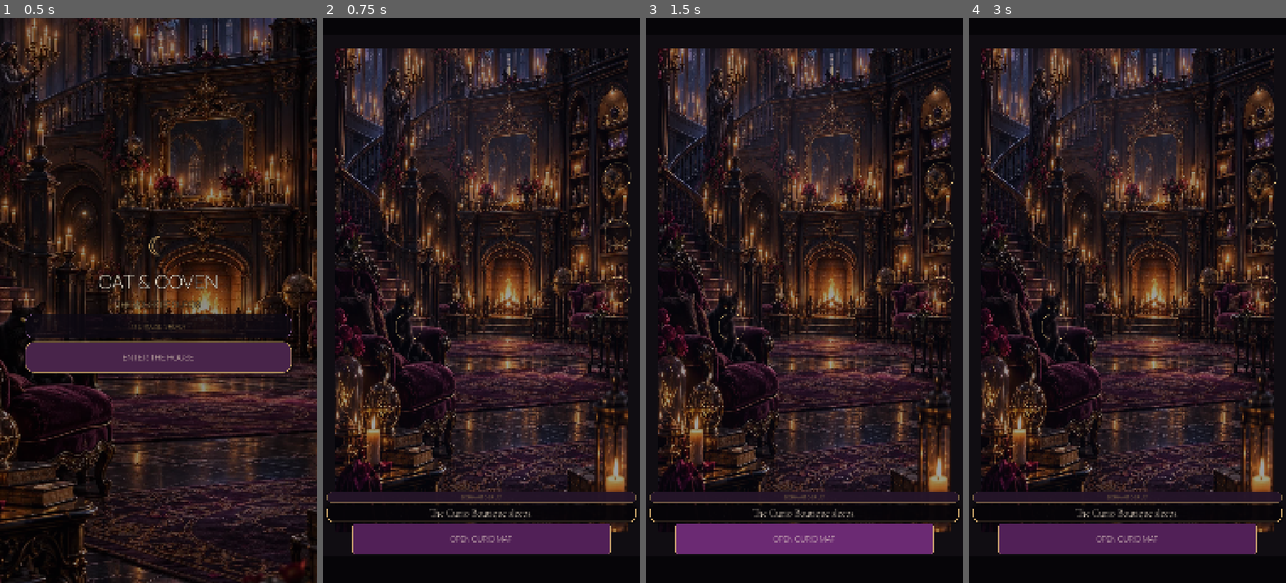
Above: before the commit, frames 1-4 (left to right).
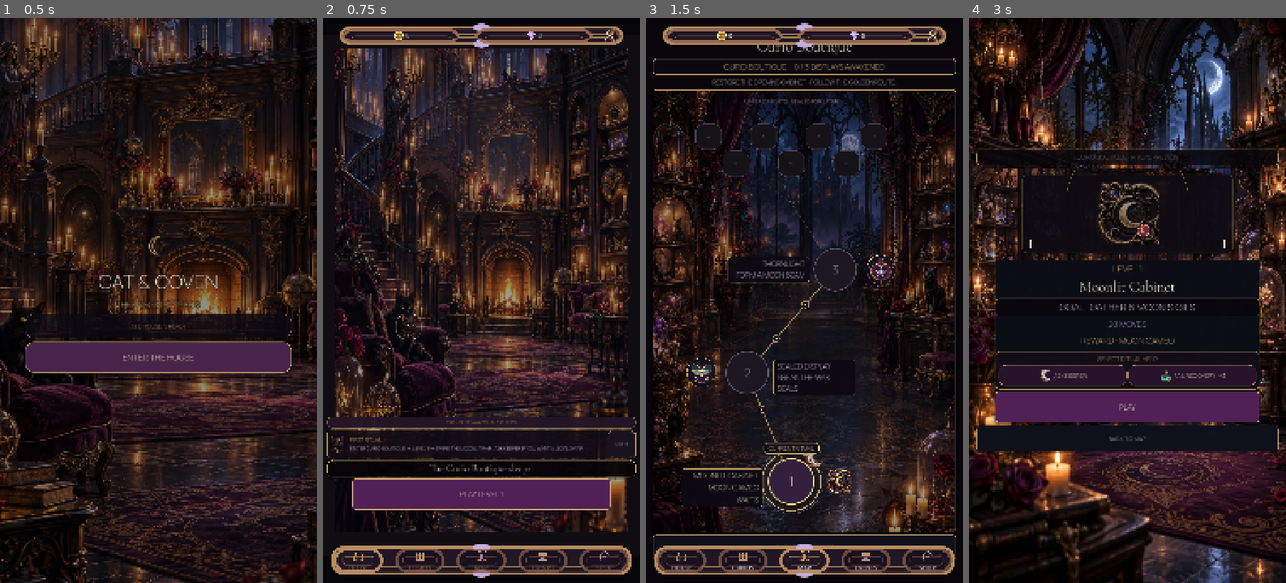
Above: after the commit, the same moments.

Repository: Jay-prodesign/akilta-match3
Game: Godot game, scene res://src/app/app_bootstrap.tscn
The game is run twice, just before and just after one commit, with the same random seed, the same clock (stepped at 60 frames per second) and the same inputs.
Inputs (mouse positions are in pixels of both pictures, inside the frame that each line leads up to):
- Up to frame 1 (0.5 s): no input
- Up to frame 2 (0.75 s): click "ENTER THE HOUSE" at 0.5 s
- Up to frame 3 (1.5 s): click "OPEN CURIO MAP" (after the commit: "PLAY LEVEL 1") at 1.25 s
- Up to frame 4 (3 s): click (1263, 176) at 2 s, where only the run before the commit has a clickable "·"; click (1114, 481) at 2.75 s, where only the run after the commit has a clickable "1"

Frame 1 is identical in both runs. In frame 2, 21% of the frame differs, in the area x 1-99%, y 0-100%; in frame 3, 52%; in frame 4, 57%, in the area x 0-100%, y 0-100%.
Error before the commit: Parse Error: Cannot infer the type of "room_view_bottom_before_ceremony" variable because the value doesn't have a set type. (res://src/ui/home/house_home.gd:3…

Commit message:
Fix restoration viewport offset typing

Diff:
--- a/src/ui/home/house_home.gd
+++ b/src/ui/home/house_home.gd
@@ -327,7 +327,7 @@
 		return
 
 	var product_nav := get_node_or_null("ProductNavigation") as Control
-	var room_view_bottom_before_ceremony := room_view.offset_bottom
+	var room_view_bottom_before_ceremony: float = float(room_view.offset_bottom)
 	room_view.offset_bottom = 0.0
 	if product_nav != null:
 		product_nav.visible = false
